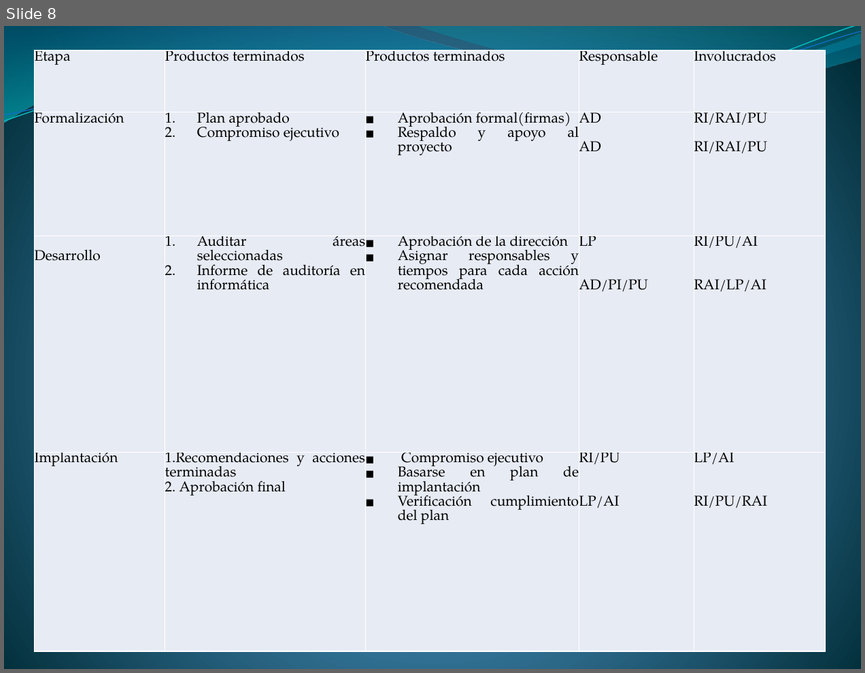
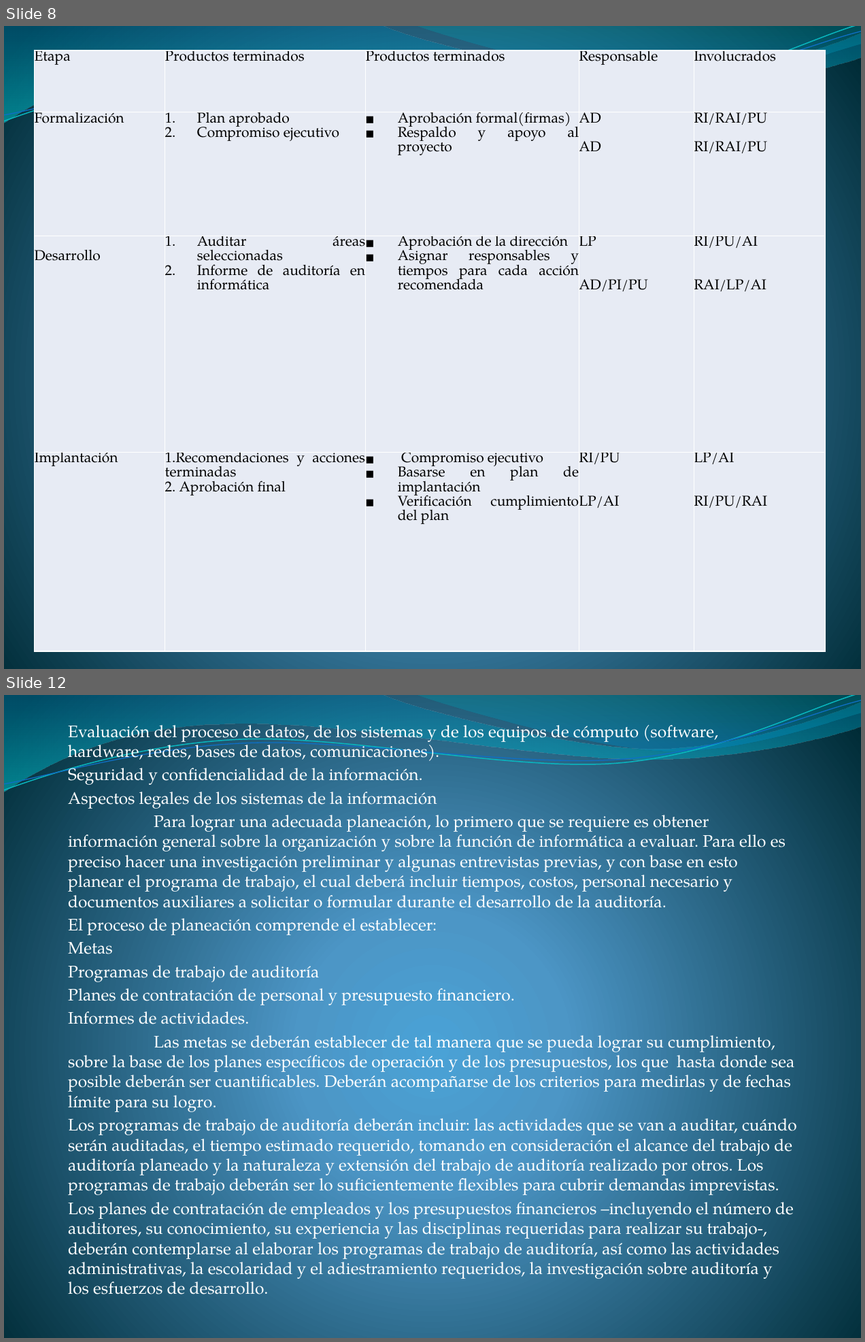
Before and after one commit to lc850/auditoria, a slide deck: Metodología para el desarrollo e implantación en la.pptx. Shown one above the other, each under a label of ours: slide 8 before the commit, slides 8 and 12 after it; the slides between them are not shown. The pictures are 865x673 and 865x1342 pixels, drawn with LibreOffice and Linux fonts; fonts in the diff are those of the drawing. Boxes give left, top, right and bottom in pixels: in the first picture for what was removed or moved away, otherwise in the second. Text is boxed around its words. In the diff, an @@ line names an element or a change of style, - is before the commit and + after.

```diff
--- a/Metodología para el desarrollo e implantación en la.pptx
+++ b/Metodología para el desarrollo e implantación en la.pptx
@@ slide 12 added at (4, 695, 861, 1338), background gradient #4AA0D6 to #4C98C7 to #002C38; not listed: 4 template elements that a slide beside it also shows @@
@@ subtitle added at (68, 725, 797, 1294), 14 pt, text #FFFFFF @@
+Evaluación del proceso de datos, de los sistemas y de los equipos de cómputo (software, hardware, redes, bases de datos, comunicaciones).
+Seguridad y confidencialidad de la información.
+Aspectos legales de los sistemas de la información
+Para lograr una adecuada planeación, lo primero que se requiere es obtener información general sobre la organización y sobre la función de informática a evaluar. Para ello es preciso hacer una investigación preliminar y algunas entrevistas previas, y con base en esto planear el programa de trabajo, el cual deberá incluir tiempos, costos, personal necesario y documentos auxiliares a solicitar o formular durante el desarrollo de la auditoría.
+El proceso de planeación comprende el establecer:
+Metas
+Programas de trabajo de auditoría
+Planes de contratación de personal y presupuesto financiero.
+Informes de actividades.
+Las metas se deberán establecer de tal manera que se pueda lograr su cumplimiento, sobre la base de los planes específicos de operación y de los presupuestos, los que hasta donde sea posible deberán ser cuantificables. Deberán acompañarse de los criterios para medirlas y de fechas límite para su logro.
+Los programas de trabajo de auditoría deberán incluir: las actividades que se van a auditar, cuándo serán auditadas, el tiempo estimado requerido, tomando en consideración el alcance del trabajo de auditoría planeado y la naturaleza y extensión del trabajo de auditoría realizado por otros. Los programas de trabajo deberán ser lo suficientemente flexibles para cubrir demandas imprevistas.
+Los planes de contratación de empleados y los presupuestos financieros –incluyendo el número de auditores, su conocimiento, su experiencia y las disciplinas requeridas para realizar su trabajo-, deberán contemplarse al elaborar los programas de trabajo de auditoría, así como las actividades administrativas, la escolaridad y el adiestramiento requeridos, la investigación sobre auditoría y los esfuerzos de desarrollo.
```
Also in this commit, not shown: 8 other slides added.
